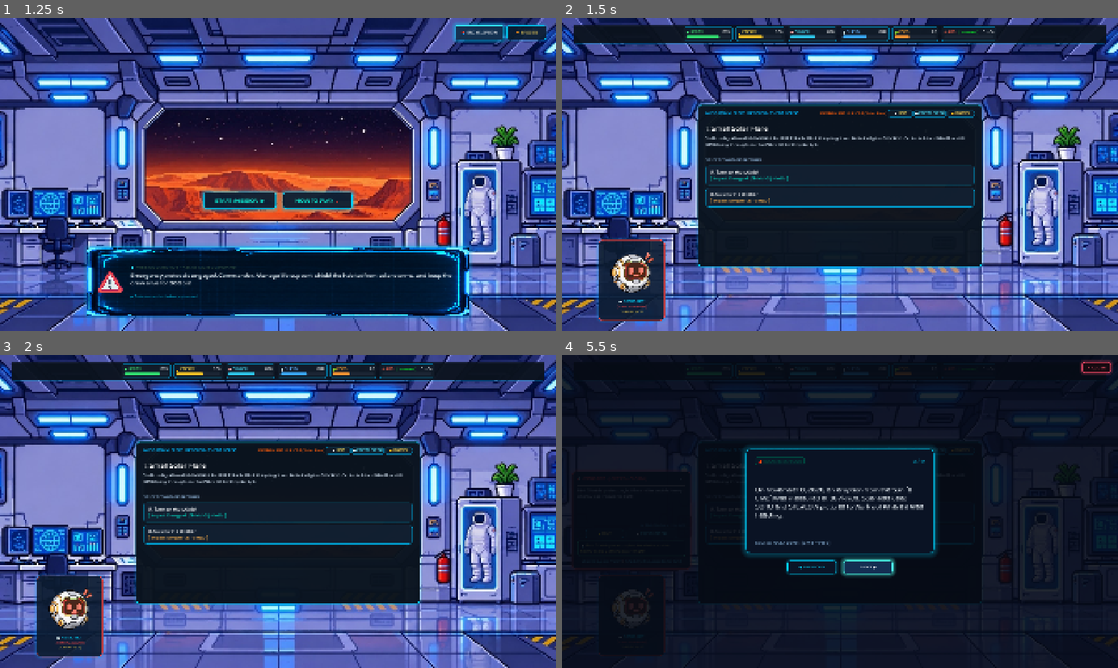
Above: before the commit, frames 1-4 (two rows, left to right).
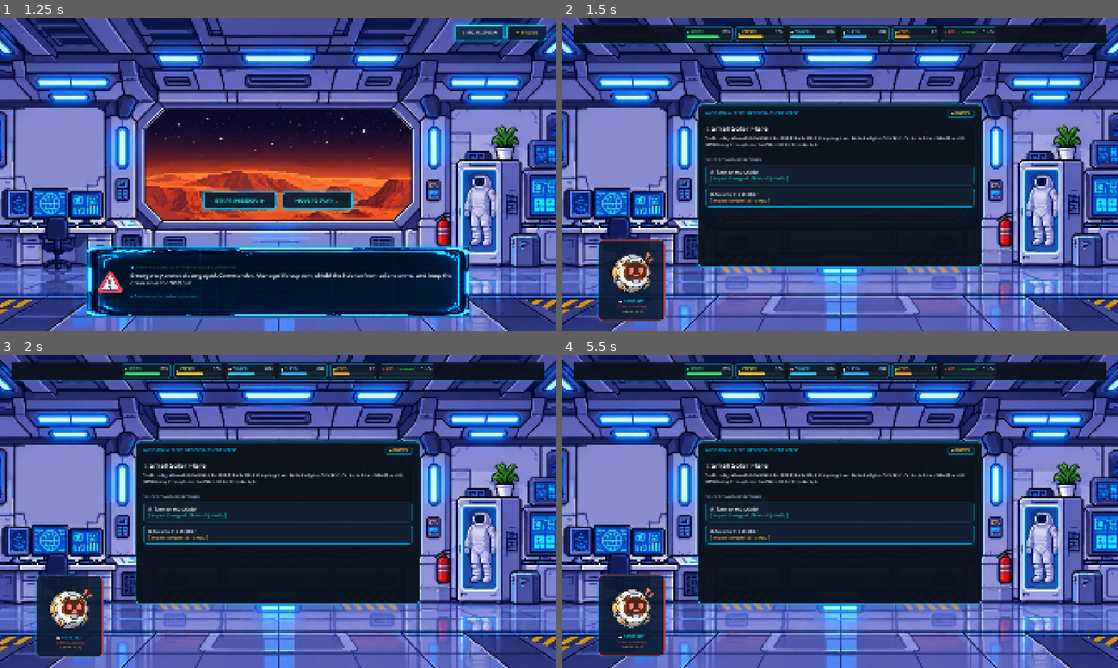
Above: after the commit, the same moments.

Repository: chaybentaleb/Astro_Care
Game: Godot game, scene res://scenes/main.tscn
Two runs of this game, one before a commit and one after it. Both use one fixed random seed, a clock stepped at 60 frames per second and the inputs below.
Inputs (mouse positions are in pixels of both pictures, inside the frame that each line leads up to):
- Up to frame 1 (1.25 s): click "📚 ENCYCLOPEDIA" at 0.5 s
- Up to frame 2 (1.5 s): click "START MISSION ▶" at 1.25 s
- Up to frame 3 (2 s): no input
- Up to frame 4 (5.5 s): click (901, 452) at 2 s, where only the run before the commit has a clickable "💡 HINT"; click (606, 552) at 2.75 s, where only the run before the commit has a clickable "💡 HINT"; click (650, 533) at 3.5 s, where only the run before the commit has a clickable "📚 ENCYCLOPEDIA"; click (867, 567) at 4.25 s, where only the run before the commit has a clickable "NEXT ▶️"; click (867, 567) at 5 s, where only the run before the commit has a clickable "NEXT ▶️"

Frame 1 is identical in both runs. In frame 2, 0.3% of the frame differs, in the area x 46-70%, y 29-32%; in frame 3, 0.3%; in frame 4, 74%, in the area x 0-100%, y 0-100%.

Commit message:
chore: clean up duplicate UI elements from event header and speech bubble

Diff:
--- a/scenes/donki_event_system.tscn
+++ b/scenes/donki_event_system.tscn
@@ -543,37 +543,6 @@
 theme_override_fonts/font = ExtResource("3_font")
 theme_override_font_sizes/font_size = 13
 text = "DONKI SPACE WEATHER EVENT 1 OF 14"
-
-
-[node name="DonkiBadge" type="Label" parent="RootControl/MainMarginContainer/MainLayout/CenterContainer/EventCard/Margin/VBox/TopBanner"]
-unique_name_in_owner = true
-layout_mode = 2
-theme_override_colors/font_color = Color(1, 0.6, 0.2, 1)
-theme_override_fonts/font = ExtResource("3_font")
-theme_override_font_sizes/font_size = 12
-text = "DONKI ALERT: FLR-C3.4"
-
-[node name="BtnHint" type="Button" parent="RootControl/MainMarginContainer/MainLayout/CenterContainer/EventCard/Margin/VBox/TopBanner"]
-unique_name_in_owner = true
-custom_minimum_size = Vector2(85, 26)
-layout_mode = 2
-theme_override_colors/font_color = Color(1, 0.9, 0.4, 1)
-theme_override_fonts/font = ExtResource("3_font")
-theme_override_font_sizes/font_size = 11
-theme_override_styles/normal = SubResource("StyleBoxFlat_hud_item")
-theme_override_styles/hover = SubResource("StyleBoxFlat_btn_hover")
-text = "💡 HINT"
-
-[node name="BtnEncyclopedia" type="Button" parent="RootControl/MainMarginContainer/MainLayout/CenterContainer/EventCard/Margin/VBox/TopBanner"]
-unique_name_in_owner = true
-custom_minimum_size = Vector2(110, 26)
-layout_mode = 2
-theme_override_colors/font_color = Color(0.3, 0.9, 1, 1)
-theme_override_fonts/font = ExtResource("3_font")
-theme_override_font_sizes/font_size = 11
-theme_override_styles/normal = SubResource("StyleBoxFlat_hud_item")
-theme_override_styles/hover = SubResource("StyleBoxFlat_btn_hover")
-text = "📚 ENCYCLOPEDIA"
 
 [node name="BtnBadges" type="Button" parent="RootControl/MainMarginContainer/MainLayout/CenterContainer/EventCard/Margin/VBox/TopBanner"]
 unique_name_in_owner = true
@@ -1078,32 +1047,17 @@
 text = "▶ Click Astrobot or ✕ to close"
 horizontal_alignment = 2
 
-[node name="BubbleActions" type="HBoxContainer" parent="RootControl/AstrobotSidebar/SpeechBubble/Margin/VBox"]
-layout_mode = 2
-theme_override_constants/separation = 10
-alignment = 1
-
-[node name="BtnBubbleHint" type="Button" parent="RootControl/AstrobotSidebar/SpeechBubble/Margin/VBox/BubbleActions"]
-unique_name_in_owner = true
-custom_minimum_size = Vector2(130, 32)
-layout_mode = 2
+[node name="BtnBubbleHint" type="Button" parent="RootControl/AstrobotSidebar/SpeechBubble/Margin/VBox"]
+unique_name_in_owner = true
+custom_minimum_size = Vector2(0, 34)
+layout_mode = 2
+size_flags_horizontal = 3
 theme_override_colors/font_color = Color(1, 0.9, 0.4, 1)
 theme_override_fonts/font = ExtResource("3_font")
-theme_override_font_sizes/font_size = 11
+theme_override_font_sizes/font_size = 12
 theme_override_styles/normal = SubResource("StyleBoxFlat_hud_item")
 theme_override_styles/hover = SubResource("StyleBoxFlat_btn_hover")
 text = "💡 HINT"
-
-[node name="BtnBubbleEncyclopedia" type="Button" parent="RootControl/AstrobotSidebar/SpeechBubble/Margin/VBox/BubbleActions"]
-unique_name_in_owner = true
-custom_minimum_size = Vector2(175, 32)
-layout_mode = 2
-theme_override_colors/font_color = Color(0.3, 0.9, 1, 1)
-theme_override_fonts/font = ExtResource("3_font")
-theme_override_font_sizes/font_size = 11
-theme_override_styles/normal = SubResource("StyleBoxFlat_hud_item")
-theme_override_styles/hover = SubResource("StyleBoxFlat_btn_hover")
-text = "📚 ENCYCLOPEDIA"
 
 [node name="HintPanel" type="PanelContainer" parent="RootControl/AstrobotSidebar/SpeechBubble/Margin/VBox"]
 unique_name_in_owner = true
--- a/scripts/donki_event_system.gd
+++ b/scripts/donki_event_system.gd
@@ -27,12 +27,10 @@
 
 # Event Terminal Elements
 @onready var event_counter: Label = %EventCounter
-@onready var donki_badge: Label = %DonkiBadge
 @onready var event_title: Label = %EventTitle
 @onready var event_scenario: Label = %EventScenario
 
 # Astro-Bot Tactical Advice & Sidebar
-@onready var btn_hint: Button = %BtnHint if has_node("%BtnHint") else null
 @onready var astrobot_sidebar: Control = %AstrobotSidebar if has_node("%AstrobotSidebar") else null
 @onready var btn_astrobot_avatar: TextureButton = %BtnAstrobotAvatar if has_node("%BtnAstrobotAvatar") else null
 @onready var astrobot_nameplate: Label = %AstrobotNameplate if has_node("%AstrobotNameplate") else null
@@ -46,7 +44,6 @@
 
 # Hint & Encyclopedia inside speech bubble
 @onready var btn_bubble_hint: Button = %BtnBubbleHint if has_node("%BtnBubbleHint") else null
-@onready var btn_bubble_encyclopedia: Button = %BtnBubbleEncyclopedia if has_node("%BtnBubbleEncyclopedia") else null
 @onready var hint_panel: PanelContainer = %HintPanel if has_node("%HintPanel") else null
 @onready var hint_text: Label = %HintText if has_node("%HintText") else null
 @onready var btn_bubble_encyclopedia_link: Button = %BtnBubbleEncyclopediaLink if has_node("%BtnBubbleEncyclopediaLink") else null
@@ -55,10 +52,7 @@
 @onready var audio_mood_popup: AudioStreamPlayer = %AudioMoodPopup if has_node("%AudioMoodPopup") else null
 @onready var audio_typewriter: AudioStreamPlayer = %AudioTypewriter if has_node("%AudioTypewriter") else null
 
-# Legacy panel references (safely null if removed)
-@onready var bot_advice_panel: PanelContainer = %BotAdvicePanel if has_node("%BotAdvicePanel") else null
-@onready var bot_advice_text: Label = %BotAdviceText if has_node("%BotAdviceText") else null
-@onready var bot_icon: Label = %BotIcon if has_node("%BotIcon") else null
+
 
 # Choice Buttons (A, B, C, D)
 @onready var btn_choice_a: Button = %BtnChoiceA
@@ -171,18 +165,12 @@
 	btn_restart_game_over.pressed.connect(_on_restart_pressed)
 	btn_restart_victory.pressed.connect(_on_restart_pressed)
 
-	if has_node("%BtnEncyclopedia"):
-		var btn_enc: Button = get_node("%BtnEncyclopedia")
-		if not btn_enc.pressed.is_connected(_on_encyclopedia_pressed):
-			btn_enc.pressed.connect(_on_encyclopedia_pressed)
 
 	if has_node("%BtnBadges"):
 		var btn_b: Button = get_node("%BtnBadges")
 		if not btn_b.pressed.is_connected(_on_badges_pressed):
 			btn_b.pressed.connect(_on_badges_pressed)
 
-	if btn_hint and not btn_hint.pressed.is_connected(_on_hint_pressed):
-		btn_hint.pressed.connect(_on_hint_pressed)
 
 	# Initialize Astrobot assets, idle animation, and click-to-talk
 	_load_astrobot_assets()
@@ -196,9 +184,6 @@
 
 	if btn_bubble_hint and not btn_bubble_hint.pressed.is_connected(_on_bubble_hint_pressed):
 		btn_bubble_hint.pressed.connect(_on_bubble_hint_pressed)
-
-	if btn_bubble_encyclopedia and not btn_bubble_encyclopedia.pressed.is_connected(_on_bubble_encyclopedia_pressed):
-		btn_bubble_encyclopedia.pressed.connect(_on_bubble_encyclopedia_pressed)
 
 	if btn_bubble_encyclopedia_link and not btn_bubble_encyclopedia_link.pressed.is_connected(_on_bubble_encyclopedia_pressed):
 		btn_bubble_encyclopedia_link.pressed.connect(_on_bubble_encyclopedia_pressed)
@@ -223,39 +208,25 @@
 	# Thematic Event Classification
 	if ev_id >= 28:
 		event_counter.text = "MARS BASE SURVIVAL • EVENT %d OF %d" % [current_idx, total_count]
-		event_counter.modulate = Color(1.0, 0.35, 0.2) # Deep Mars Red
-		donki_badge.text = event_data.get("code", "MARS-SURV")
-		donki_badge.modulate = Color(1.0, 0.5, 0.2)
+		event_counter.modulate = Color(1.0, 0.35, 0.2)
 	elif ev_id >= 25:
 		event_counter.text = "CSA STEM SCIENCE QUIZ • EVENT %d OF %d" % [current_idx, total_count]
-		event_counter.modulate = Color(0.9, 0.4, 1.0) # STEM Violet
-		donki_badge.text = event_data.get("code", "STEM-QUIZ")
-		donki_badge.modulate = Color(0.6, 0.9, 1.0)
+		event_counter.modulate = Color(0.9, 0.4, 1.0)
 	elif ev_id == 20:
 		event_counter.text = "MARS TREK EXPEDITION • EVENT %d OF %d" % [current_idx, total_count]
-		event_counter.modulate = Color(1.0, 0.75, 0.2) # Explorer Gold
-		donki_badge.text = event_data.get("code", "MARS-TREK-LOC-20")
-		donki_badge.modulate = Color(1.0, 0.9, 0.3)
+		event_counter.modulate = Color(1.0, 0.75, 0.2)
 	elif ev_id >= 19:
 		event_counter.text = "CSA FOOD & GREENHOUSE • EVENT %d OF %d" % [current_idx, total_count]
-		event_counter.modulate = Color(0.4, 1.0, 0.3) # Flora Green
-		donki_badge.text = event_data.get("csa_code", "CSA GREENHOUSE")
-		donki_badge.modulate = Color(1.0, 0.9, 0.3)
+		event_counter.modulate = Color(0.4, 1.0, 0.3)
 	elif ev_id >= 15:
 		event_counter.text = "NASA RADLAB DOSIMETRY • EVENT %d OF %d" % [current_idx, total_count]
 		event_counter.modulate = Color(1.0, 0.45, 0.25)
-		donki_badge.text = event_data.get("radlab_code", "RADLAB DOSIMETRY")
-		donki_badge.modulate = Color(1.0, 0.8, 0.2)
 	elif ev_id >= 9:
 		event_counter.text = "NASA OSDR ASTRONAUT HEALTH • EVENT %d OF %d" % [current_idx, total_count]
 		event_counter.modulate = Color(0.2, 1.0, 0.6)
-		donki_badge.text = event_data.get("osdr_code", "OSDR BIOMEDICAL")
-		donki_badge.modulate = Color(0.3, 0.9, 1.0)
 	else:
 		event_counter.text = "NASA DONKI SPACE WEATHER • EVENT %d OF %d" % [current_idx, total_count]
 		event_counter.modulate = Color(0, 0.85, 1.0)
-		donki_badge.text = event_data.get("donki_code", "DONKI ALERT")
-		donki_badge.modulate = Color(1.0, 0.6, 0.2)
 
 	event_title.text = "%d. %s" % [ev_id, event_data.get("title", "Unknown Event")]
 	event_scenario.text = event_data.get("scenario", "")
@@ -447,12 +418,6 @@
 	var history = game_manager.decision_history if game_manager else []
 	badges_instance.open(stats, history)
 
-func _on_hint_pressed() -> void:
-	var ev_id: int = current_event_data.get("id", 1)
-	var hint_text: String = AstrobotEventsData.get_hint(ev_id)
-	if hint_text.is_empty():
-		hint_text = "Hint: Monitor energy, oxygen, and radiation closely!"
-	_display_speech_bubble(hint_text)
 
 func _load_astrobot_assets() -> void:
 	# Textures (load clean dedicated files or fallback to existing assets)
